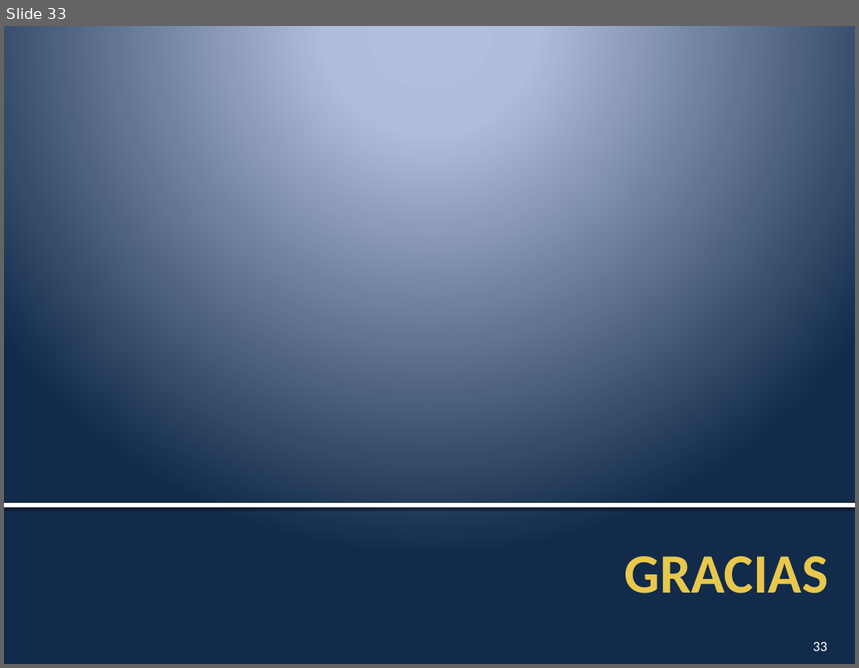
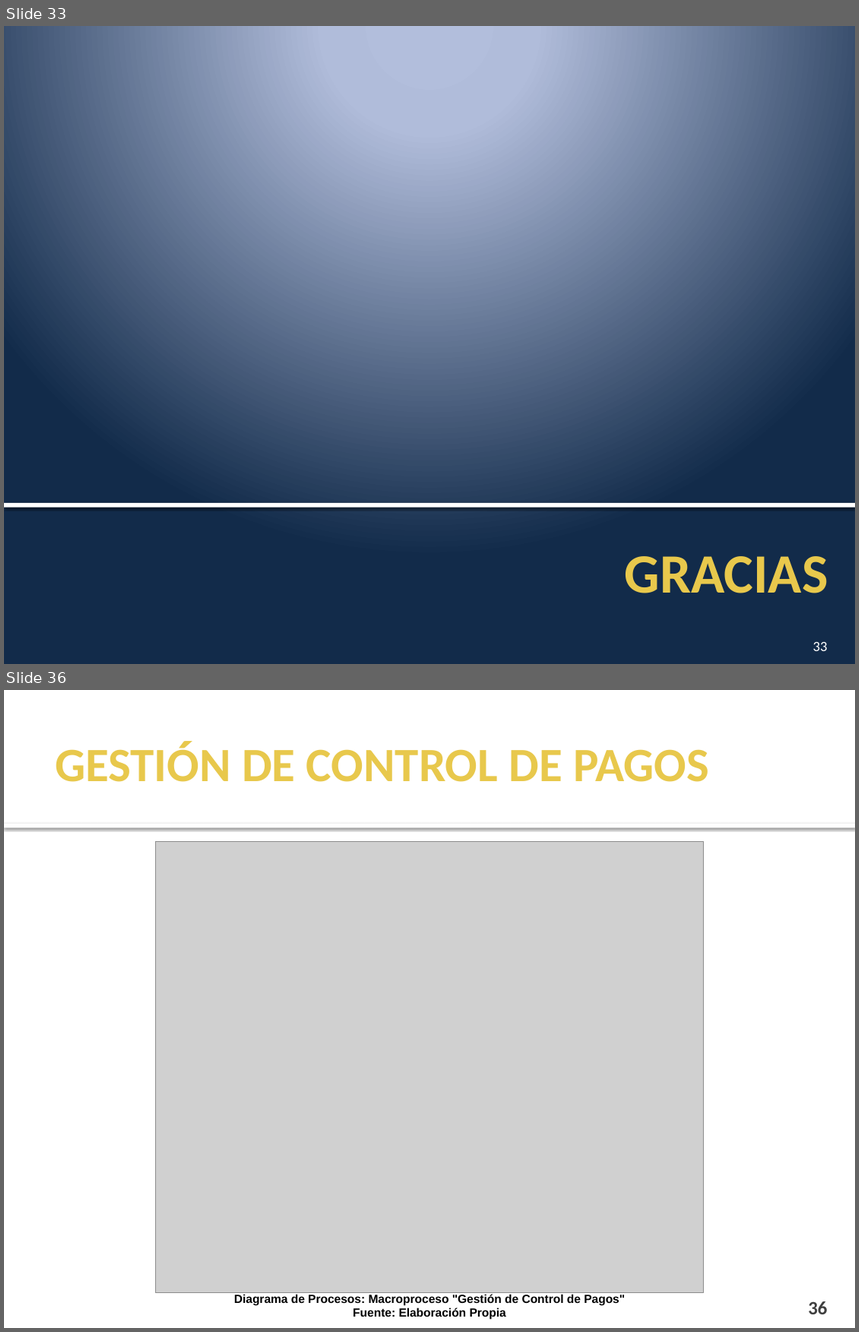
Before and after one commit to cms/proyecto-fya, a slide deck: Presentacion Final Ciclo 2011-1/Presentación Semana 17.pptx. Shown one above the other, each under a label of ours: slide 33 before the commit, slides 33 and 36 after it; the slides between them are not shown. The pictures are 859x668 and 859x1332 pixels, drawn with LibreOffice and Linux fonts; fonts in the diff are those of the drawing; grey boxes stand for pictures; background and template pictures are left out. Boxes give left, top, right and bottom in pixels: in the first picture for what was removed or moved away, otherwise in the second. Text is boxed around its words. In the diff, an @@ line names an element or a change of style, - is before the commit and + after.

```diff
--- a/Presentacion Final Ciclo 2011-1/Presentación Semana 17.pptx
+++ b/Presentacion Final Ciclo 2011-1/Presentación Semana 17.pptx
@@ slide 36 added at bbox=[4, 690, 855, 1328], background #FFFFFF @@
@@ title added at bbox=[55, 742, 709, 782], 40.5 pt, text #E8C84C, bold @@
+GESTIÓN DE CONTROL DE PAGOS
@@ rectangle added at bbox=[4, 824, 855, 828], fill #FFFFFF @@
@@ picture added at bbox=[155, 841, 704, 1293] @@
@@ text added at bbox=[234, 1294, 625, 1320], 10 pt, text #000000, bold @@
+Diagrama de Procesos: Macroproceso "Gestión de Control de Pagos"
+Fuente: Elaboración Propia
@@ page number added at bbox=[808, 1302, 827, 1315], 16 pt, text #3F3F3F, bold @@
+36
```
Also in this commit, not shown: 3 slides changed, 8 other slides added.
